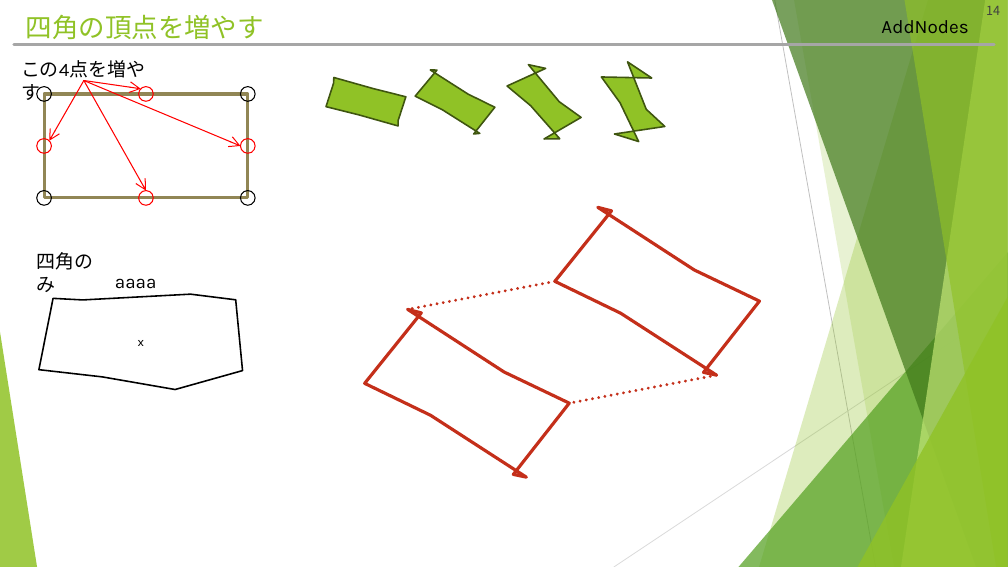
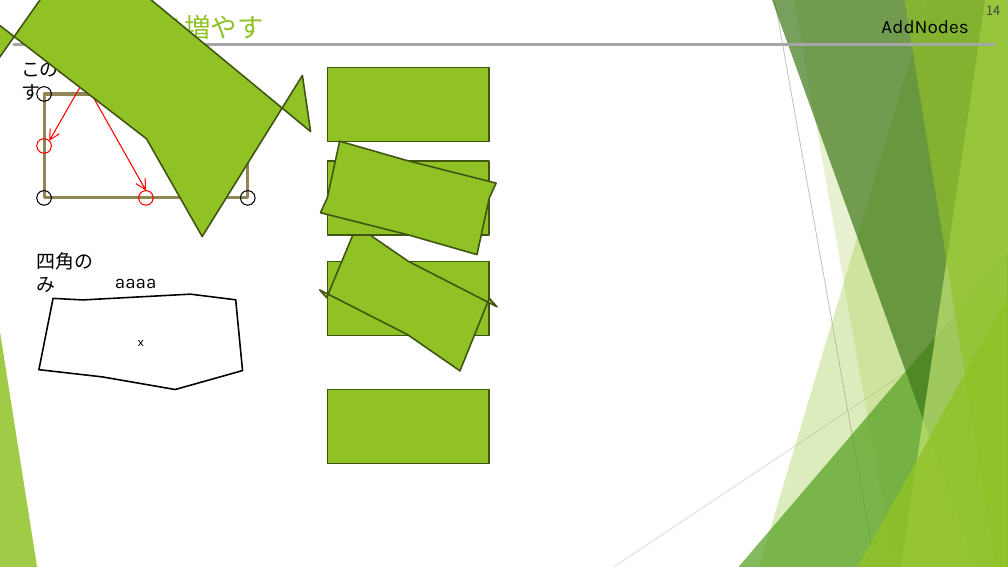
Before and after one commit to hitsuji-ga-u/pawapo, a slide deck: slide 14 of slide/customUI_debug.pptm. Drawn at 1008x567 pixels with LibreOffice and Linux fonts; fonts in the diff are those of the drawing. Boxes give left, top, right and bottom in pixels: in the first picture for what was removed or moved away, otherwise in the second. Text is boxed around its words. In the diff, an @@ line names an element or a change of style, - is before the commit and + after.

```diff
--- a/slide/customUI_debug.pptm
+++ b/slide/customUI_debug.pptm
@@ freeform shape added at (0, 0, 334, 256), fill #90C226, outline #3F5511 1.5 pt @@
@@ freeform shape removed at (499, 58, 589, 147) @@
@@ freeform shape removed at (587, 55, 677, 150) @@
@@ freeform shape removed at (326, 78, 406, 126) @@
@@ rectangle added at (327, 68, 489, 142), fill #90C226, outline #3F5511 1.5 pt @@
@@ freeform shape removed at (413, 67, 497, 136) @@
@@ freeform shape added at (321, 141, 496, 255), fill #90C226, outline #3F5511 1.5 pt @@
@@ rectangle added at (327, 161, 489, 235), fill #90C226, outline #3F5511 1.5 pt @@
@@ freeform shape removed at (553, 204, 762, 379) @@
@@ freeform shape added at (318, 223, 499, 374), fill #90C226, outline #3F5511 1.5 pt @@
@@ rectangle added at (327, 262, 489, 336), fill #90C226, outline #3F5511 1.5 pt @@
@@ line removed from (555, 281) to (408, 309) @@
@@ freeform shape removed at (363, 307, 571, 481) @@
@@ rectangle added at (327, 389, 489, 464), fill #90C226, outline #3F5511 1.5 pt @@
@@ line removed from (717, 375) to (569, 403) @@
```
Also in this commit, not shown: 1 other slide changed, 3 other files.
